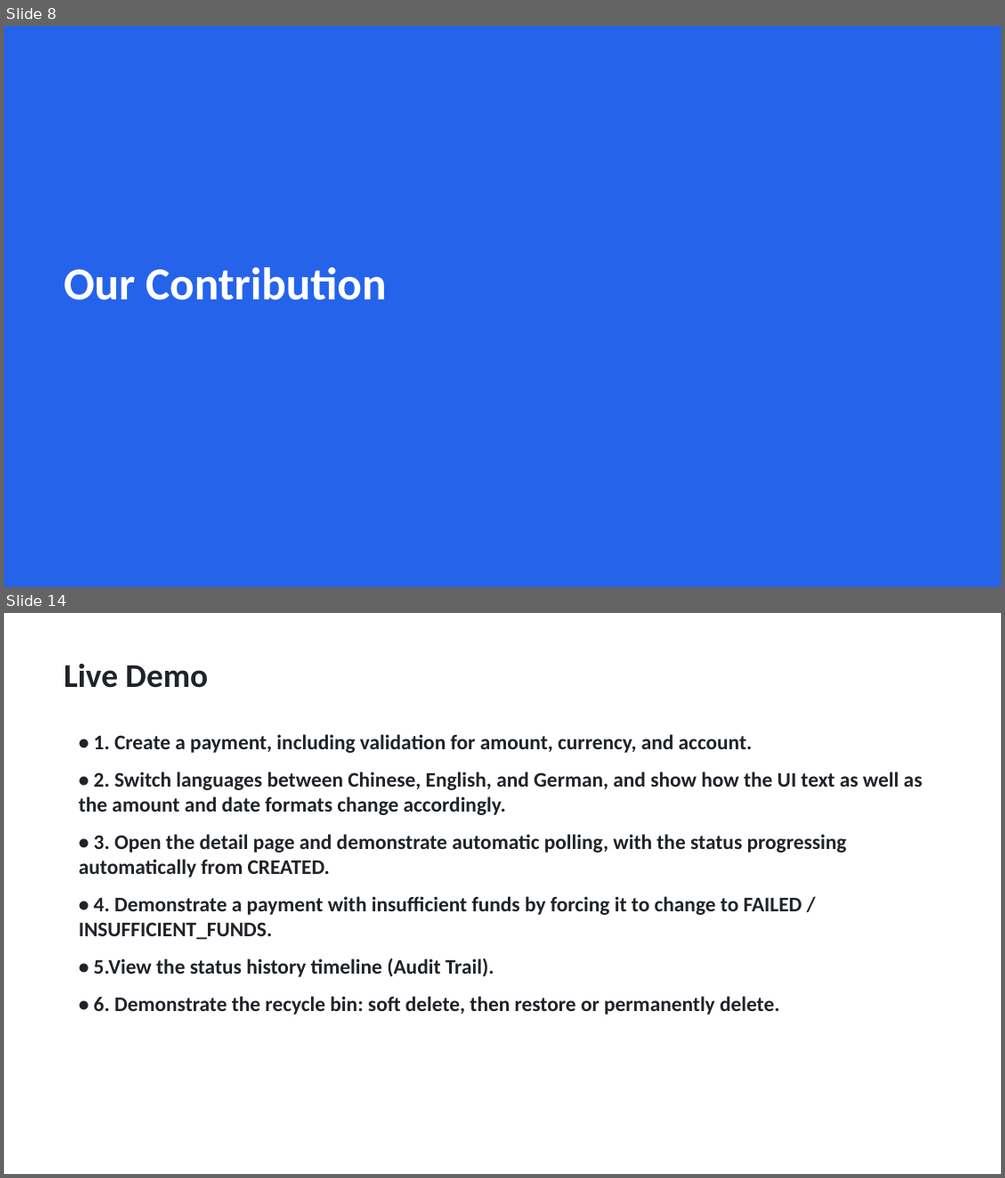
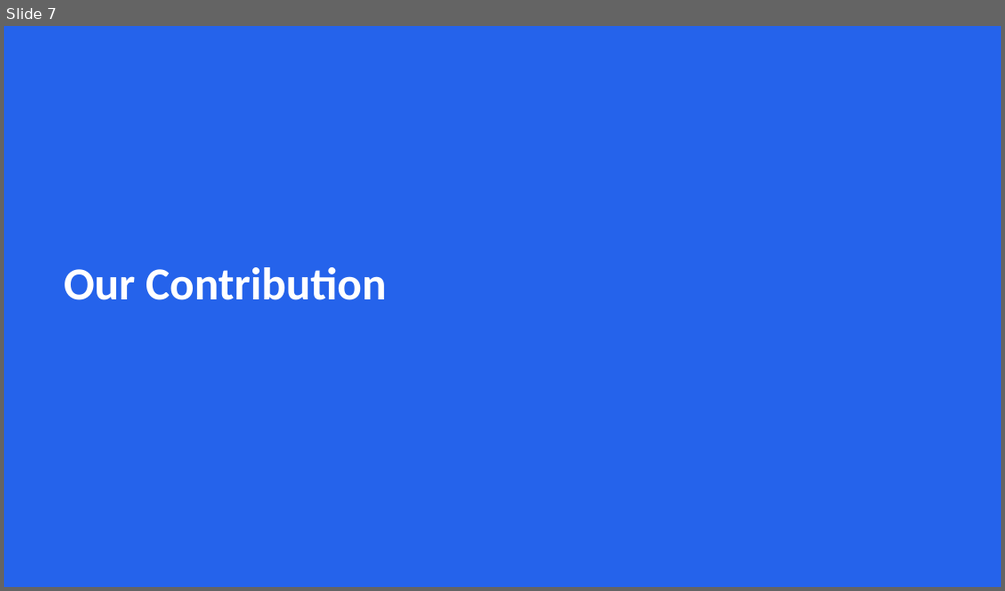
Before and after one commit to Neueda-Learning/Six, a slide deck: Payments-Processing-Presentation.pptx. Shown one above the other, each under a label of ours: slides 8 and 14 before the commit, slide 7 after it; the slides between them are not shown. The pictures are 1005x1178 and 1005x591 pixels, drawn with LibreOffice and Linux fonts; fonts in the diff are those of the drawing. Boxes give left, top, right and bottom in pixels: in the first picture for what was removed or moved away, otherwise in the second. Text is boxed around its words. In the diff, an @@ line names an element or a change of style, - is before the commit and + after.

```diff
--- a/Payments-Processing-Presentation.pptx
+++ b/Payments-Processing-Presentation.pptx
@@ slide 14 removed at (x1=4, y1=613, x2=1001, y2=1174), background #FFFFFF @@
@@ text removed at (x1=64, y1=664, x2=208, y2=688) @@
-Live Demo
@@ text removed at (x1=79, y1=734, x2=922, y2=1014) @@
-• 1. Create a payment, including validation for amount, currency, and account.
-• 2. Switch languages between Chinese, English, and German, and show how the UI text as well as the amount and date formats change accordingly.
-• 3. Open the detail page and demonstrate automatic polling, with the status progressing automatically from CREATED.
-• 4. Demonstrate a payment with insufficient funds by forcing it to change to FAILED / INSUFFICIENT_FUNDS.
-• 5.View the status history timeline (Audit Trail).
-• 6. Demonstrate the recycle bin: soft delete, then restore or permanently delete.
@@ what was slide 8 is now slide 7 @@
```
Also in this commit, not shown: 10 slides changed, 4 slides added, 4 other slides removed.
